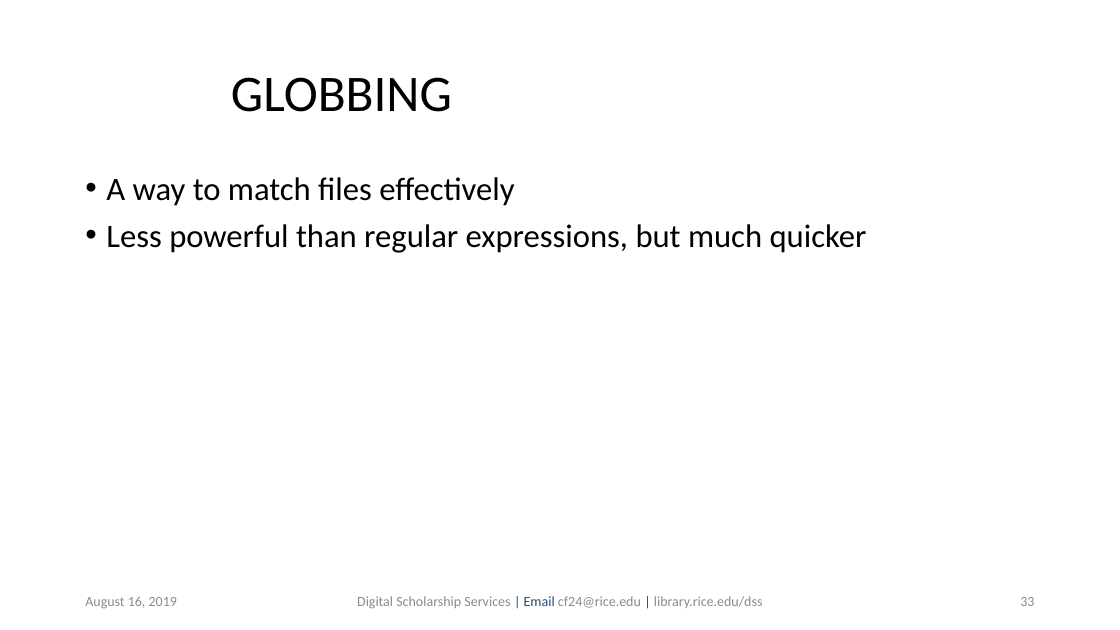
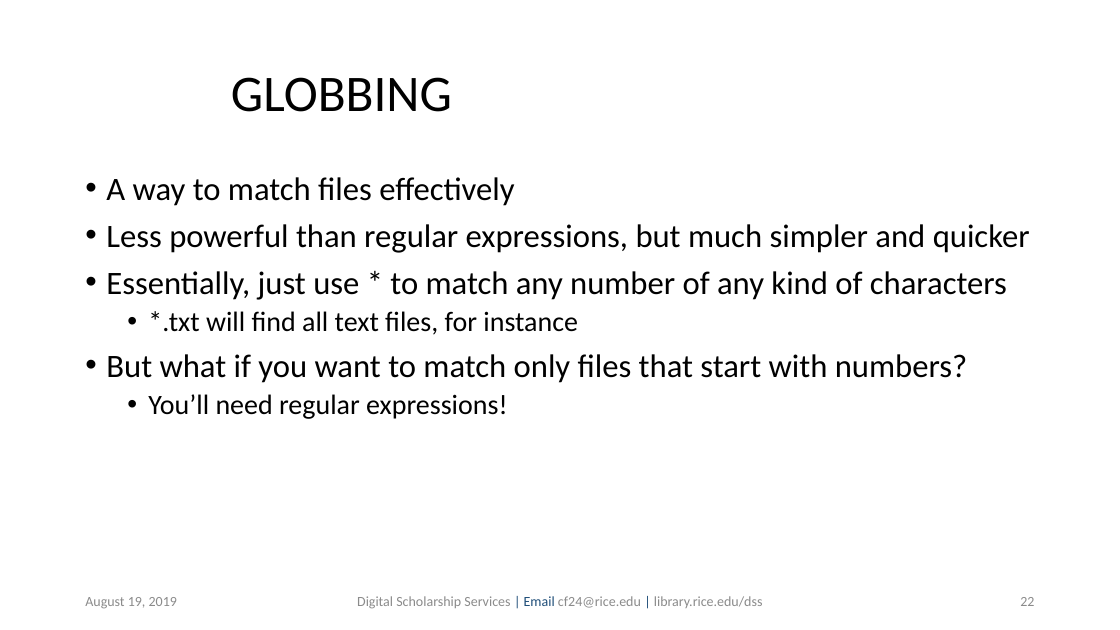
Before and after one commit to bakitybacon/rice-data-and-donuts, a slide deck: slide 22 of bash/Introduction to Bash.pptx (slide 33 before the commit). Drawn at 1120x630 pixels with LibreOffice and Linux fonts; fonts in the diff are those of the drawing; background and template pictures are left out. Boxes give left, top, right and bottom in pixels: in the first picture for what was removed or moved away, otherwise in the second. Text is boxed around its words. In the diff, an @@ line names an element or a change of style, - is before the commit and + after.

Commit message:
add more on regex and matching

```diff
--- a/bash/Introduction to Bash.pptx
+++ b/bash/Introduction to Bash.pptx
@@ text at [106, 224, 1030, 419]: text changed @@
-• Less powerful than regular expressions, but much quicker
+• Less powerful than regular expressions, but much simpler and quicker
+• Essentially, just use * to match any number of any kind of characters
+  • *.txt will find all text files, for instance
+• But what if you want to match only files that start with numbers?
+  • You’ll need regular expressions!
@@ text at [85, 597, 177, 609]: text changed @@
-August 16, 2019
+August 19, 2019
@@ page number at [1020, 597, 1034, 606]: text changed @@
-33
+22
```
Also in this commit, not shown: 45 other slides changed, 1 slide added.
